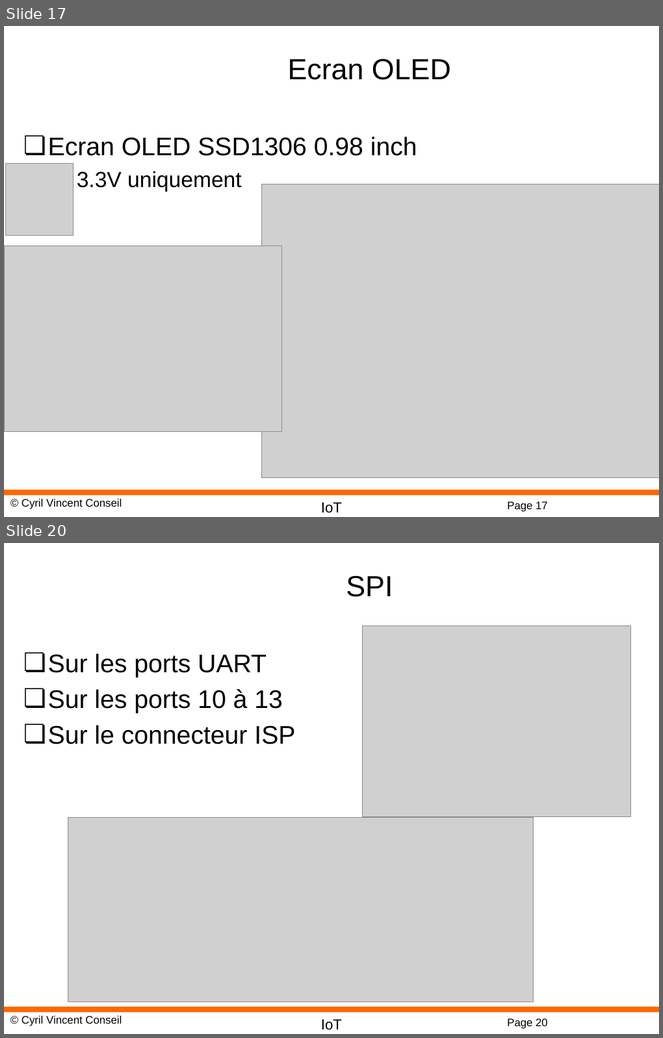
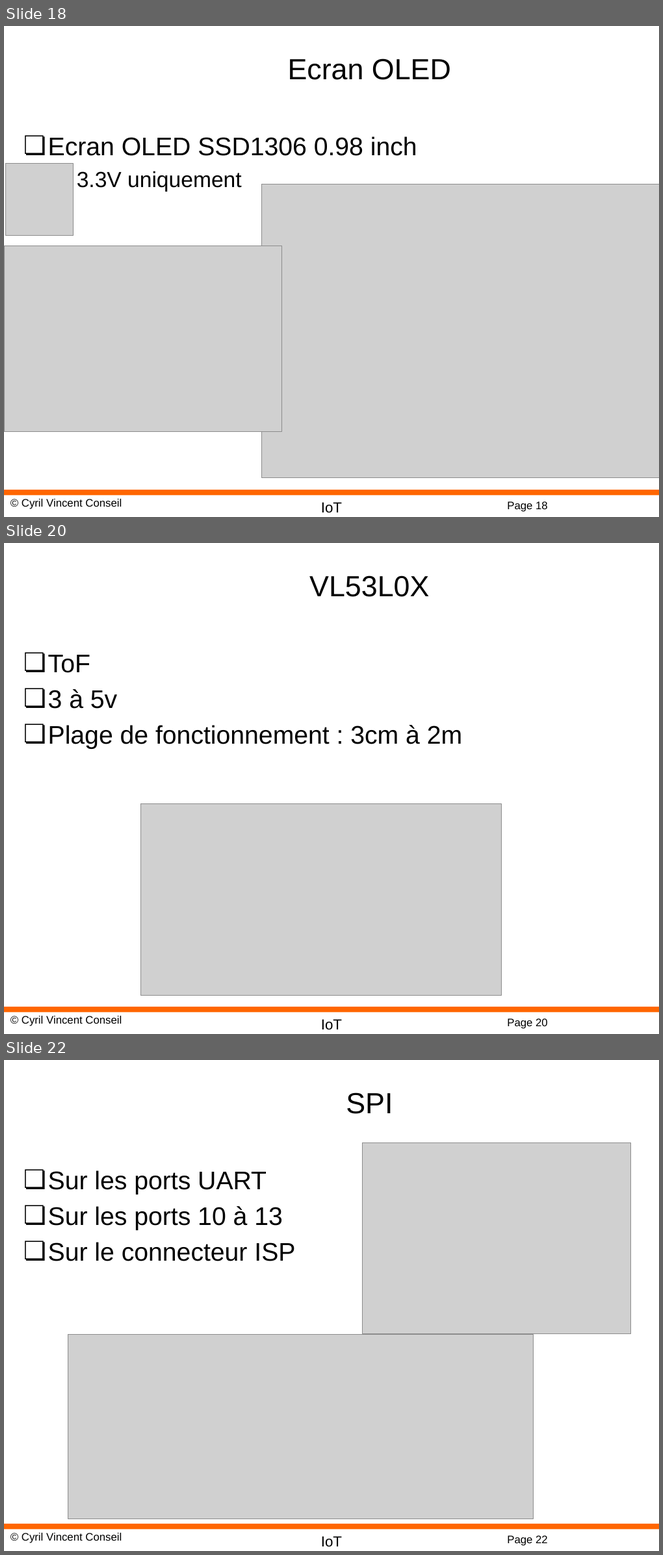
Before and after one commit to cyrilvincent/IoT, a slide deck: ppt/IoT20-MicropythonBus.pptx. Shown one above the other, each under a label of ours: slides 17 and 20 before the commit, slides 18, 20 and 22 after it; the slides between them are not shown. The pictures are 663x1038 and 663x1555 pixels, drawn with LibreOffice and Linux fonts; fonts in the diff are those of the drawing; grey boxes stand for pictures; background and template pictures are left out. Boxes give left, top, right and bottom in pixels: in the first picture for what was removed or moved away, otherwise in the second. Text is boxed around its words. In the diff, an @@ line names an element or a change of style, - is before the commit and + after.

```diff
--- a/ppt/IoT20-MicropythonBus.pptx
+++ b/ppt/IoT20-MicropythonBus.pptx
@@ slide 20 added at <box>4,543,659,1034</box>, background #FFFFFF; not listed: 4 template elements that a slide beside it also shows @@
@@ title added at <box>310,575,429,597</box>, 32 pt, text #000000 @@
+VL53L0X
@@ text added at <box>48,655,462,749</box>, 28 pt, text #000000 @@
+❏ ToF
+❏ 3 à 5v
+❏ Plage de fonctionnement : 3cm à 2m
@@ picture added at <box>141,804,502,997</box> @@
@@ what was slide 17 is now slide 18 @@
@@ page number at <box>507,502,548,512</box>: text changed @@
-Page 17
+Page 18
@@ what was slide 20 is now slide 22 @@
@@ page number at <box>507,1536,548,1546</box>: text changed @@
-Page 20
+Page 22
```
Also in this commit, not shown: 3 slides changed, 1 other slide added, 9 other files.
